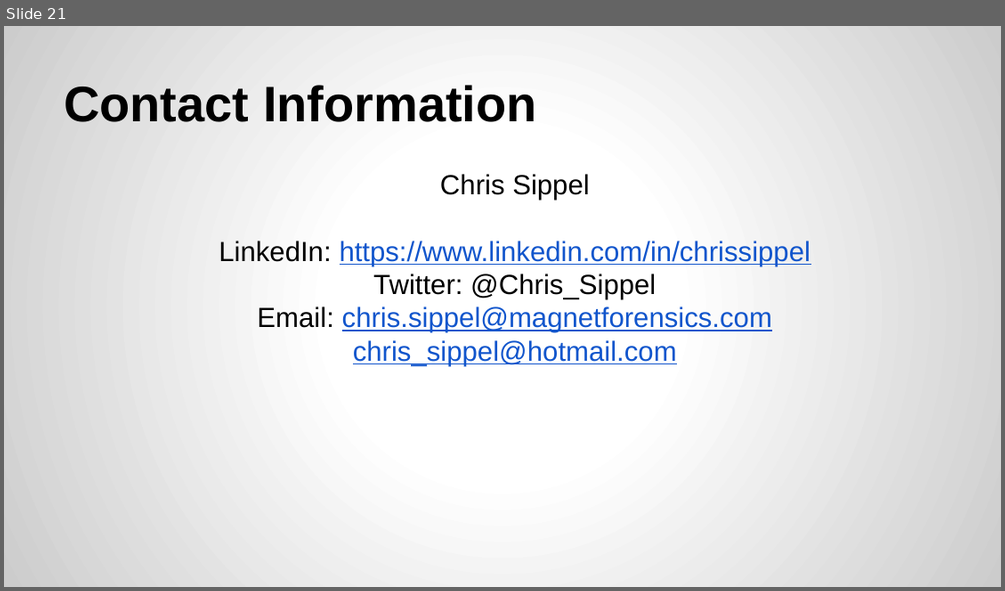
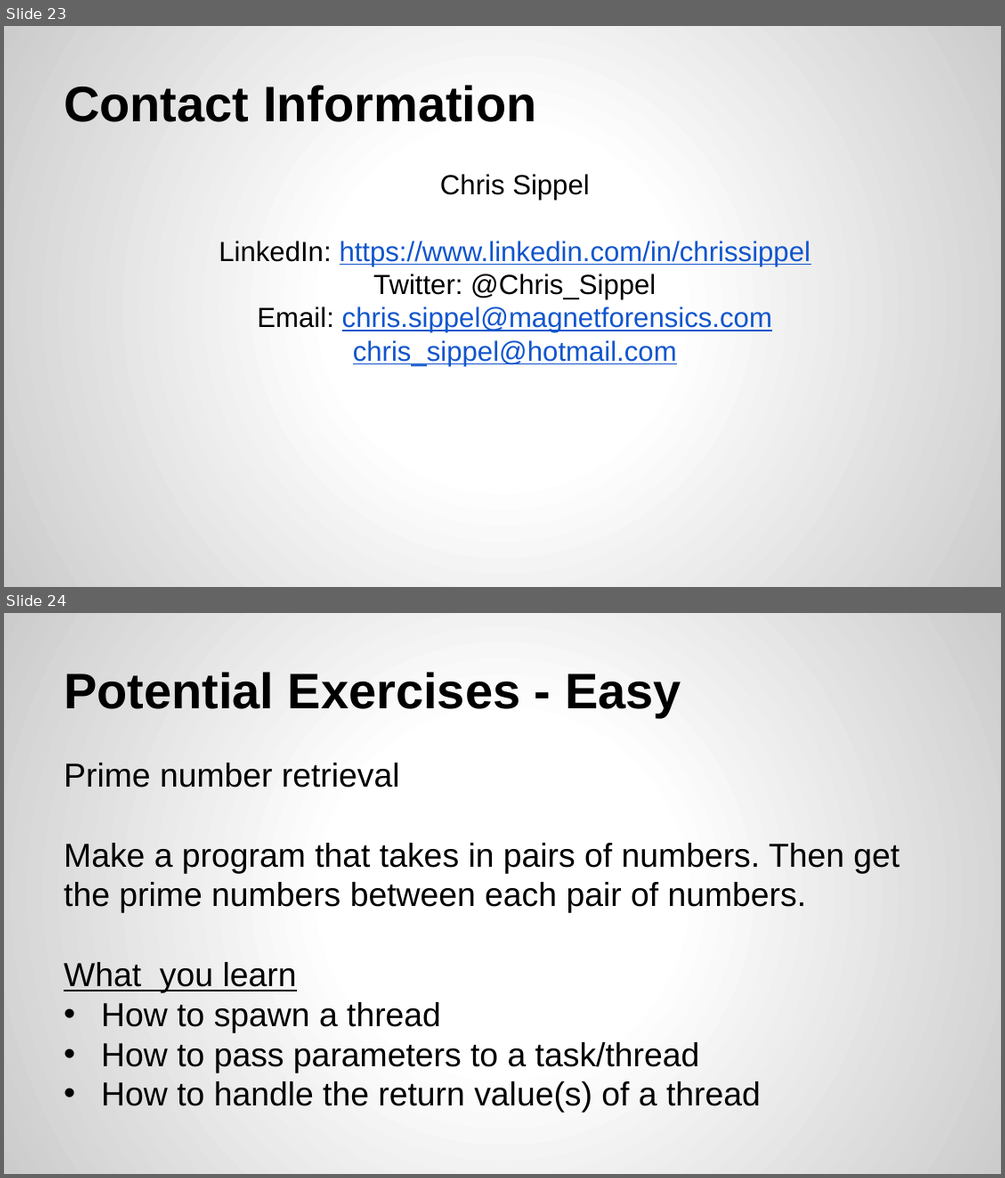
Before and after one commit to CSharpDevConnect/CSharpThreading01, a slide deck: C# Threading.pptx. Shown one above the other, each under a label of ours: slide 21 before the commit, slides 23 and 24 after it. The pictures are 1005x591 and 1005x1178 pixels, drawn with LibreOffice and Linux fonts; fonts in the diff are those of the drawing. Boxes give left, top, right and bottom in pixels: in the first picture for what was removed or moved away, otherwise in the second. Text is boxed around its words. In the diff, an @@ line names an element or a change of style, - is before the commit and + after.

```diff
--- a/C# Threading.pptx
+++ b/C# Threading.pptx
@@ slide 24 added at <box>4,613,1001,1174</box>, background gradient #FFFFFF to #CCCCCC @@
@@ title added at <box>64,672,681,717</box>, 36 pt, text #000000, bold @@
+Potential Exercises - Easy
@@ text added at <box>64,763,899,1112</box>, 24 pt, text #000000 @@
+Prime number retrieval
+Make a program that takes in pairs of numbers. Then get the prime numbers between each pair of numbers.
+What you learn
+• How to spawn a thread
+• How to pass parameters to a task/thread
+• How to handle the return value(s) of a thread
@@ what was slide 21 is now slide 23 @@
```
Also in this commit, not shown: 7 slides changed, 6 other slides added, 2 slides removed, 2 other files.
